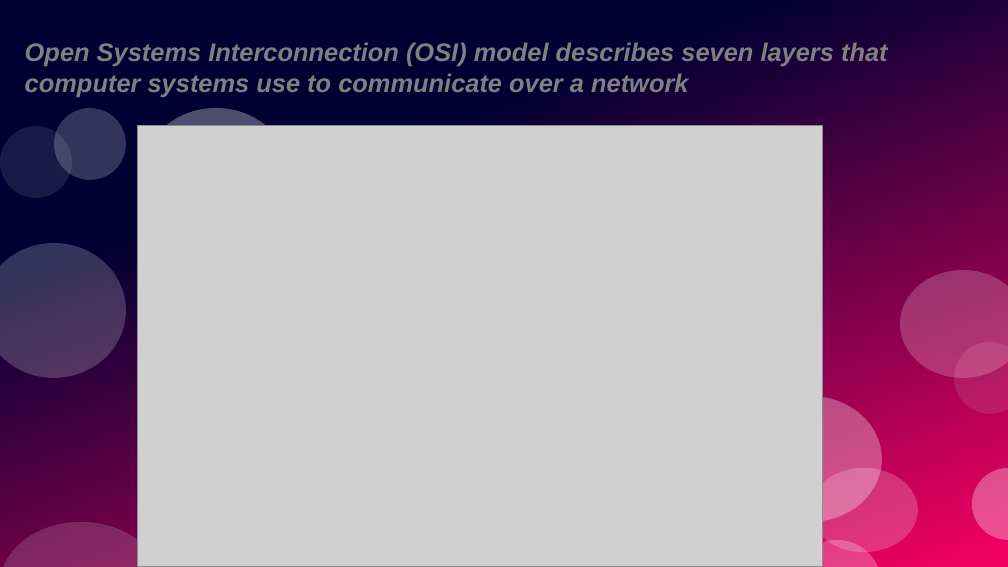
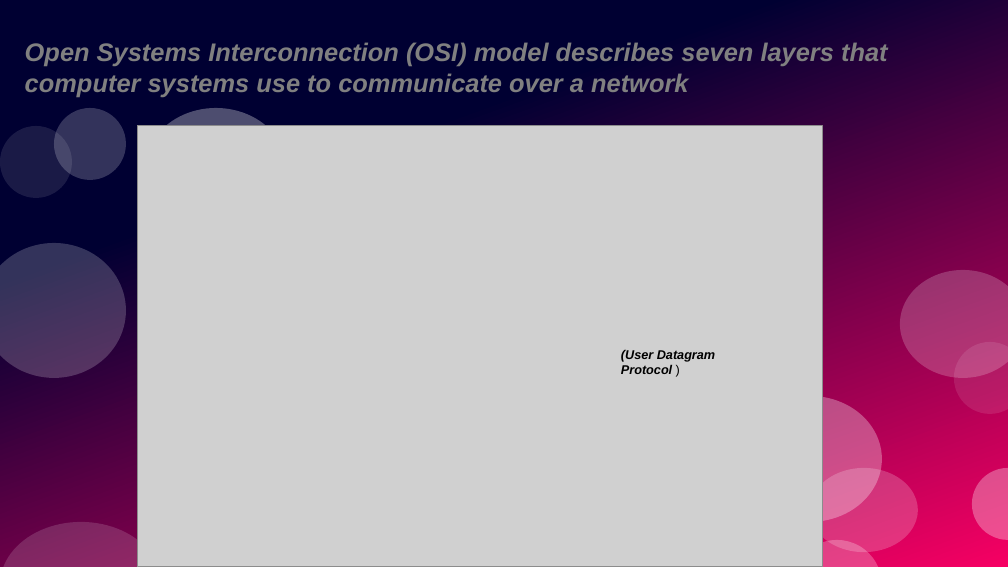
Before and after one commit to rudnesh/school, a slide deck: slide 2 of computer.odp. Drawn at 1008x567 pixels with LibreOffice and Linux fonts; fonts in the diff are those of the drawing; grey boxes stand for pictures. Boxes give left, top, right and bottom in pixels: in the first picture for what was removed or moved away, otherwise in the second. Text is boxed around its words. In the diff, an @@ line names an element or a change of style, - is before the commit and + after.

```diff
--- a/computer.odp
+++ b/computer.odp
@@ text added at <box>621,350,715,374</box>, 10 pt, text #000000, bold, italic @@
+(User Datagram Protocol )
```
